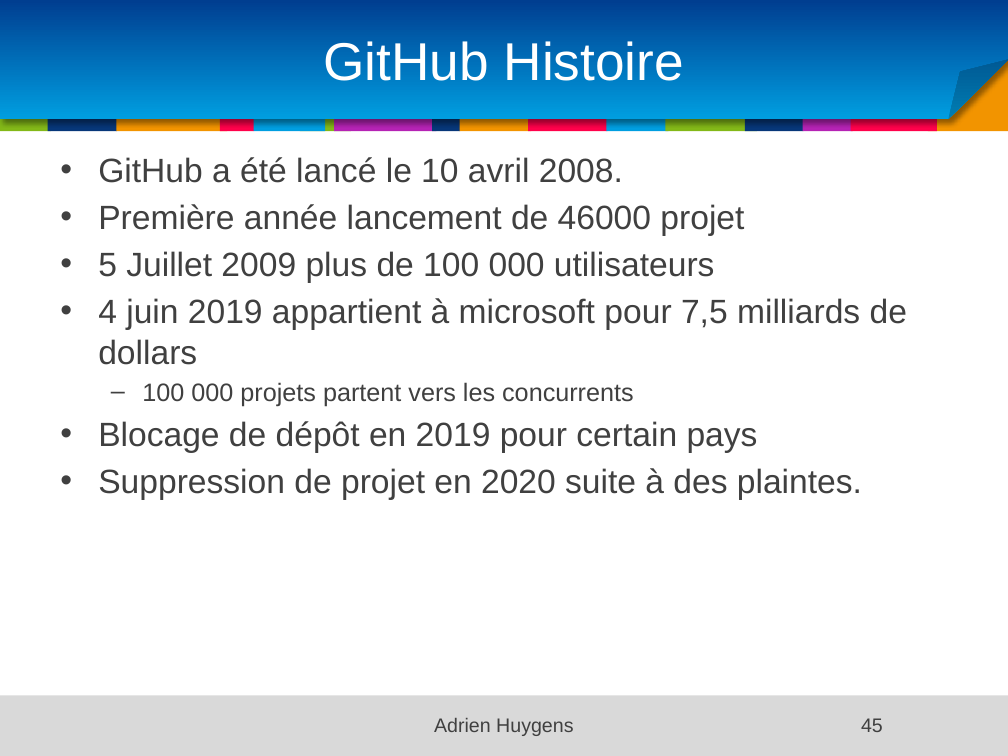
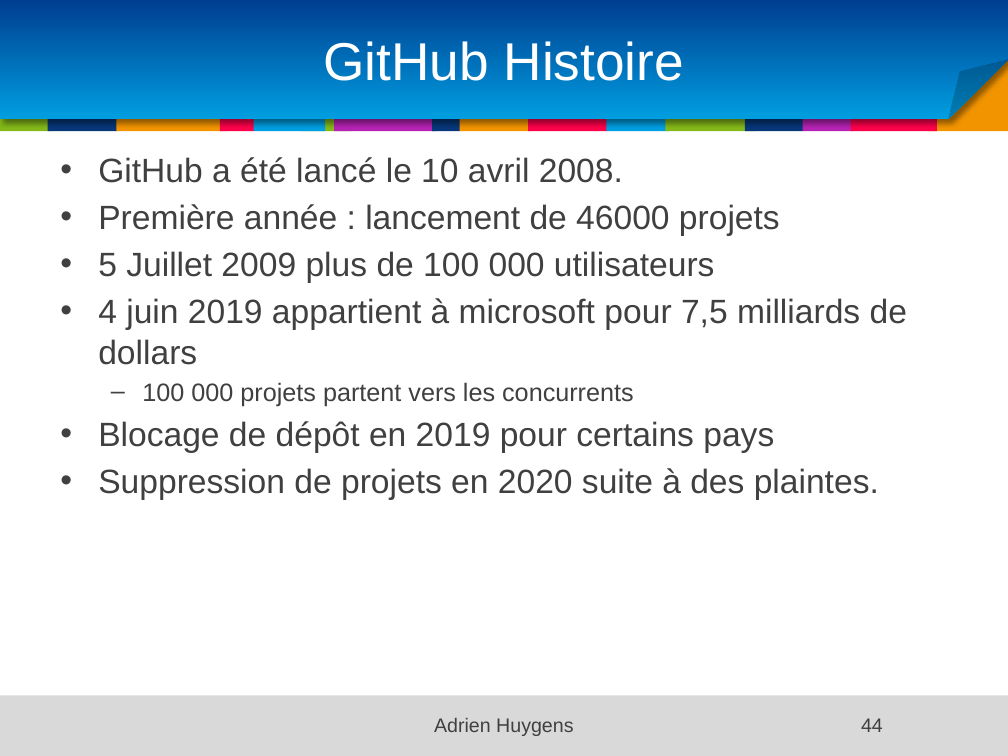
Before and after one commit to samouraii/CoursEntrepriseNumerique, a slide deck: slide 44 of Chapitre1.pptx (slide 45 before the commit). Drawn at 1008x756 pixels with LibreOffice and Linux fonts; fonts in the diff are those of the drawing; background and template pictures are left out. Boxes give left, top, right and bottom in pixels: in the first picture for what was removed or moved away, otherwise in the second. Text is boxed around its words. In the diff, an @@ line names an element or a change of style, - is before the commit and + after.

```diff
--- a/Chapitre1.pptx
+++ b/Chapitre1.pptx
@@ text at [98,204,780,236]: text changed @@
-• Première année lancement de 46000 projet
+• Première année : lancement de 46000 projets
@@ text at [98,421,879,500]: text changed @@
-• Blocage de dépôt en 2019 pour certain pays
-• Suppression de projet en 2020 suite à des plaintes.
+• Blocage de dépôt en 2019 pour certains pays
+• Suppression de projets en 2020 suite à des plaintes.
@@ page number at [861,718,883,732]: text changed @@
-45
+44
```
Also in this commit, not shown: 43 other slides changed, 1 slide removed.
